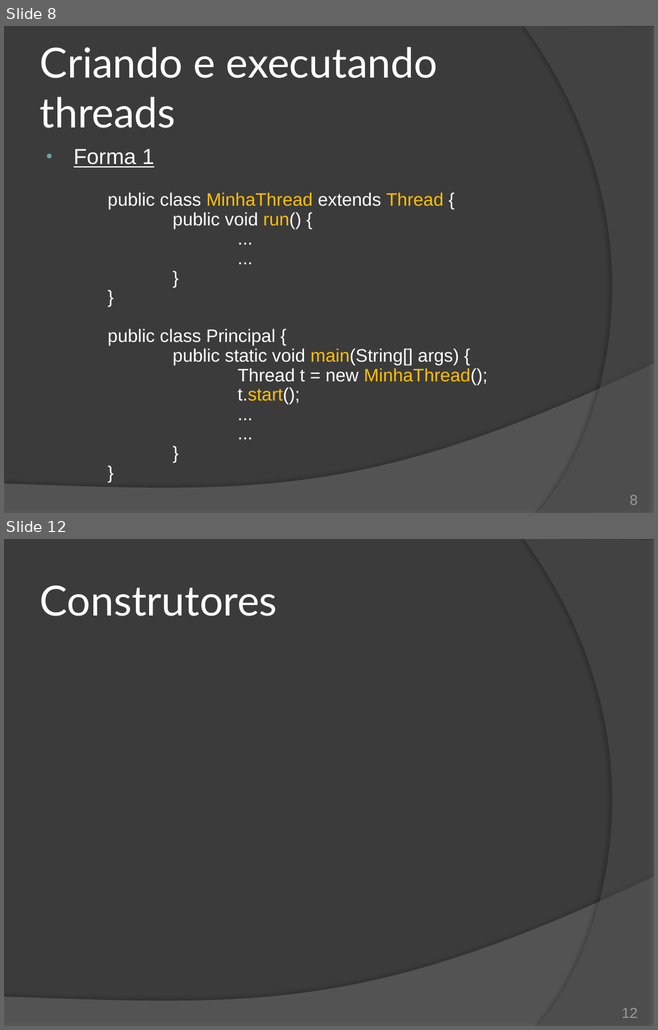
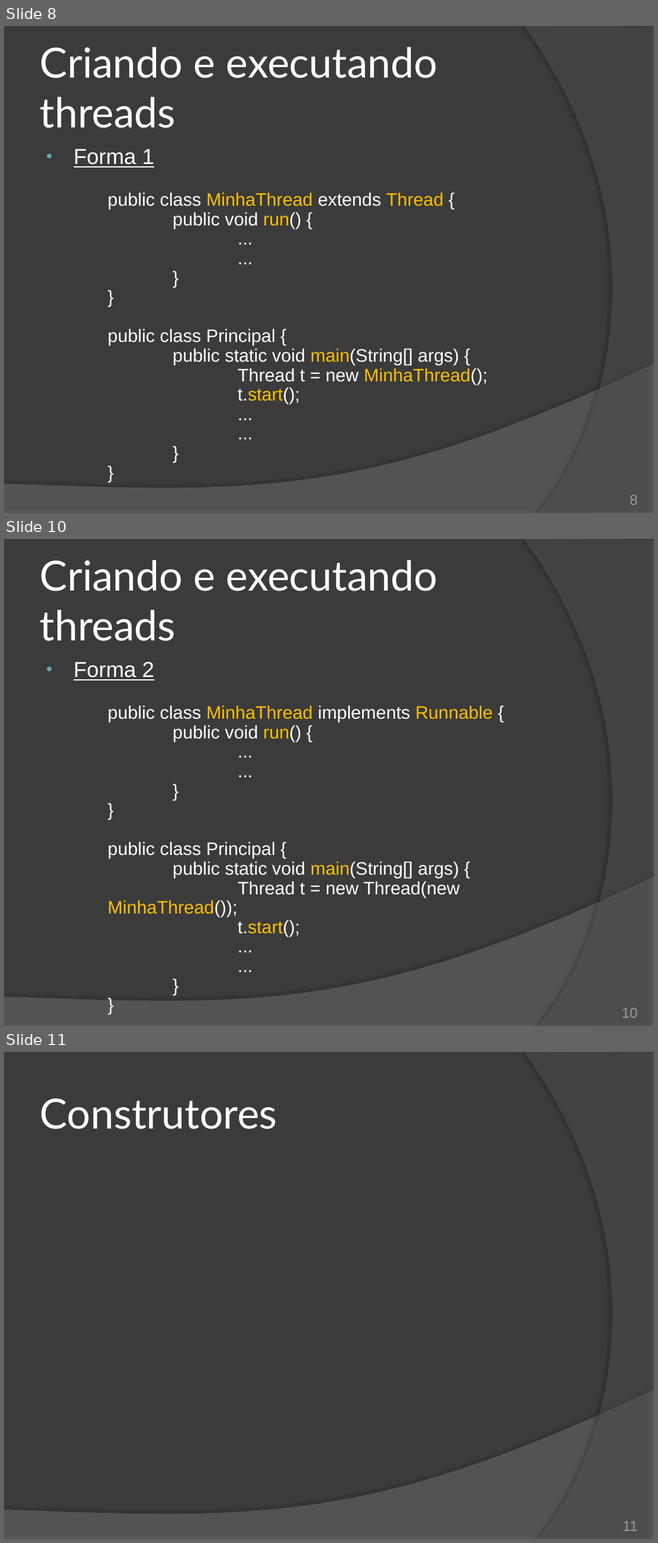
Before and after one commit to duchesqui/slzvieira-training, a slide deck: 2-Java-Programmer-Modulo-II/14.Capitulo08.pptx. Shown one above the other, each under a label of ours: slides 8 and 12 before the commit, slides 8, 10 and 11 after it; the slides between them are not shown. The pictures are 658x1030 and 658x1543 pixels, drawn with LibreOffice and Linux fonts; fonts in the diff are those of the drawing. Boxes give left, top, right and bottom in pixels: in the first picture for what was removed or moved away, otherwise in the second. Text is boxed around its words. In the diff, an @@ line names an element or a change of style, - is before the commit and + after.

Commit message:
Threads - Estados das threads.

```diff
--- a/2-Java-Programmer-Modulo-II/14.Capitulo08.pptx
+++ b/2-Java-Programmer-Modulo-II/14.Capitulo08.pptx
@@ slide 10 added at bbox=[4, 539, 654, 1026], background #3B3B3B; not listed: 2 template elements that a slide beside it also shows @@
@@ title added at bbox=[40, 560, 438, 641], 46 pt, text #FFFFFF @@
+Criando e executando threads
@@ text added at bbox=[74, 662, 492, 937], 20 pt, text #FFFFFF @@
+• Forma 2
+public class MinhaThread implements Runnable {
+public void run() {
+...
+...
+}
+}
+public class Principal {
+public static void main(String[] args) {
+Thread t = new Thread(new MinhaThread());
+t.start();
+...
+...
+}
+}
@@ page number added at bbox=[621, 1008, 637, 1018], 16 pt, text #9D9B9A @@
+10
@@ what was slide 12 is now slide 11 @@
@@ page number at bbox=[622, 1521, 637, 1531]: text changed @@
-12
+11
```
Also in this commit, not shown: 2 slides changed, 2 slides removed.
